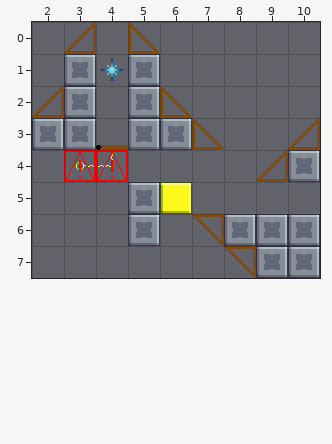
Tiled map (JSON): Assets/Level_Editor/TileMap/Room_53.tmj. Above: the version before the commit.
Cells are 32x32 px. Shown: x 2..10, y 0..7. The old version is drawn lined up with the new one.
After the commit:
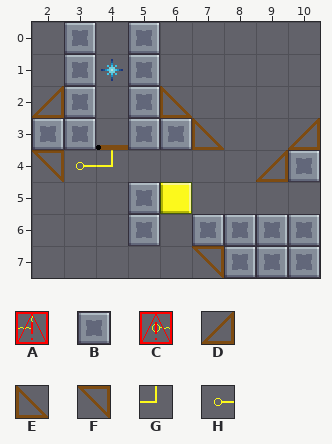
Key: from "tileSet": A 27 "null", B 33 "wall", C 35 "null", D 106 "bridge", E 107 "bridge", F 116 "bridge", G 179 "cable_wire", H 187 "cable_source".
_ is an empty cell, . an unchanged one.
From old to new:
map size 9x11 -> 11x11 cells (old content now starts at 2,0; both pictures use the new coordinates)
--- layer "Blocks"
@@ x 3..5 @@
-0 D.E
+0 B.B
@@ x 2..2 @@
-4 _
+4 F
@@ x 7..8 @@
-6 F.
-7 _F
+6 B.
+7 FB
--- layer "Overlap"
@@ x 3..4 @@
-4 CA
+4 HG
Boxes around the changes in both pictures, in picture pixels (x1, y1, x2, y2):
changed: (64, 22, 96, 54)
changed: (128, 22, 160, 54)
changed: (32, 150, 128, 182)
changed: (192, 214, 256, 278)
